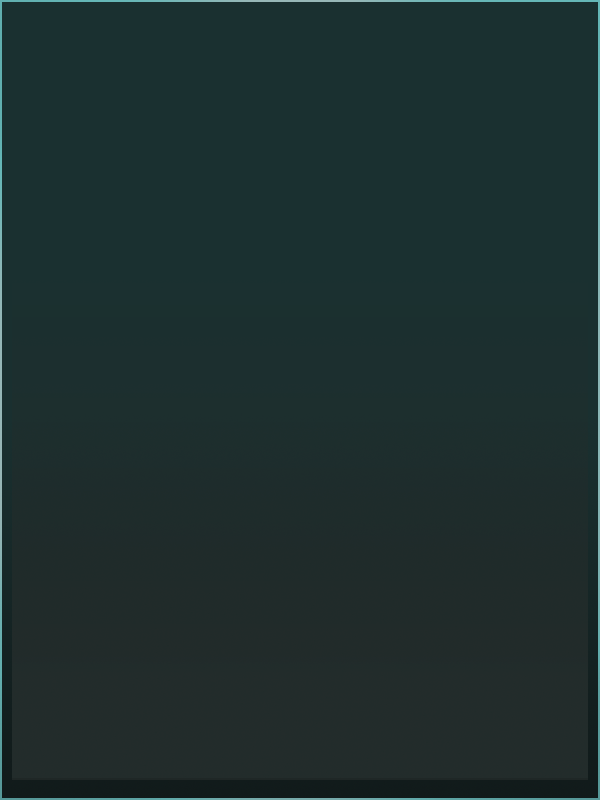
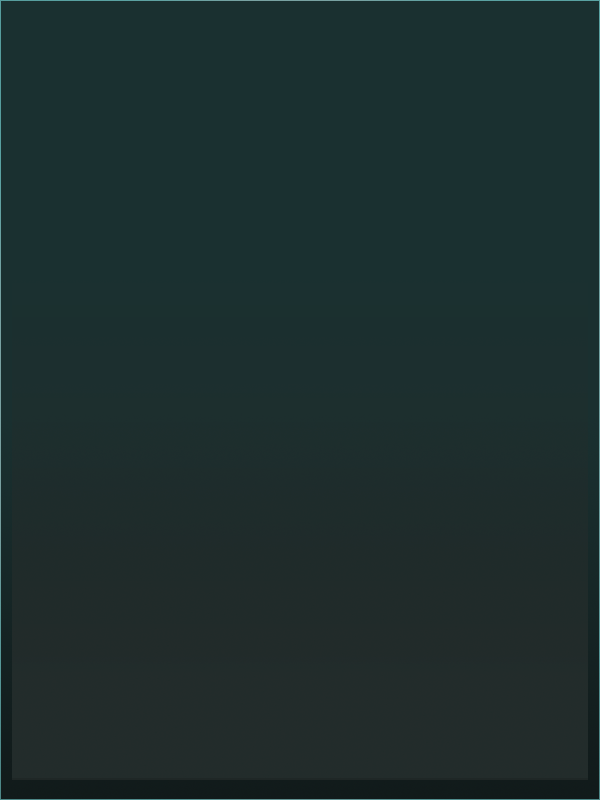
Layered file, before and after one edit (600×800). Changes by layer:
added layer "BG Border copy 3" (addition, 28%) in group "Style 2" over [0, 0, 600, 800]
added layer "BG Border copy 2" (addition, 72%) in group "Style 2" over [0, 0, 600, 800]
hid "BG Border copy" over [0, 0, 600, 800]
hid "BG Border" over [0, 0, 600, 800]
